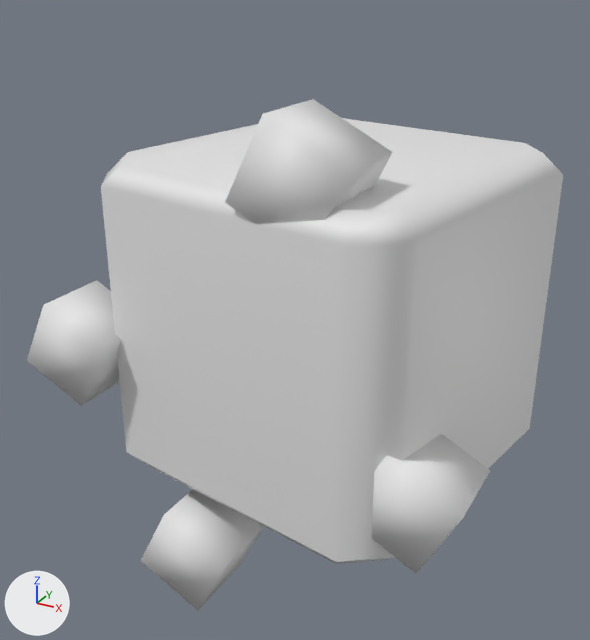
The FBX model Reference/Resources/Mesh/Animation/Effect/E_BS_Hagane.fbx as it was, and as the next commit left it.
One viewpoint serves both versions: a 50 mm camera at (0.00441, -0.00903, 0.00425) aimed at (-0.00047, -0.00017, -0.00018). Lighting does not change. The marker at lower left points along +X, +Y and +Z. Materials are left out; every surface is plain grey. Where no turn or scale is listed for an object, it has been applied to the vertices.

The first picture shows 'impact1', 'model1', 'model2', 'model3', 'model4'.
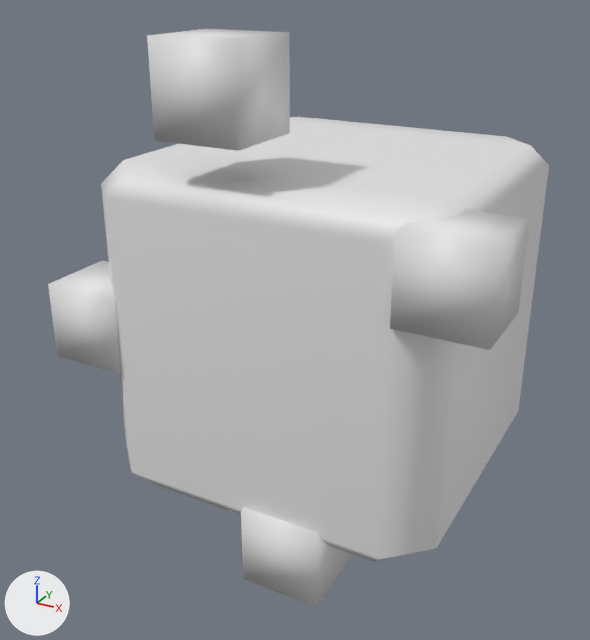
ob_model_scale is not drawn itself; it is the parent of ob_model4, ob_model1, ob_model2, ob_model3.

Location of each change, [x1, y1, x2, y2] in pixels of the pictures (590 x 640 px):
'impact1', turned
    before: [101, 118, 563, 564]
    after: [101, 117, 549, 562]
'model2', turned
    before: [141, 489, 264, 610]
    after: [147, 29, 290, 151]
'model4', turned
    before: [27, 280, 121, 406]
    after: [390, 210, 530, 350]
'model3', turned
    before: [225, 99, 393, 225]
    after: [241, 508, 353, 607]
'model1', turned
    before: [371, 434, 491, 573]
    after: [48, 261, 122, 373]

What the commit changed:
Object 'model_scale' (ob_model_scale) turns from (0, 0, 153) to (0, 0, 0) degrees about x, y and z.
Object 'impact1' (ob_impact1) turns from (0, 80, 0) to (0, 0, 0) degrees about x, y and z.
